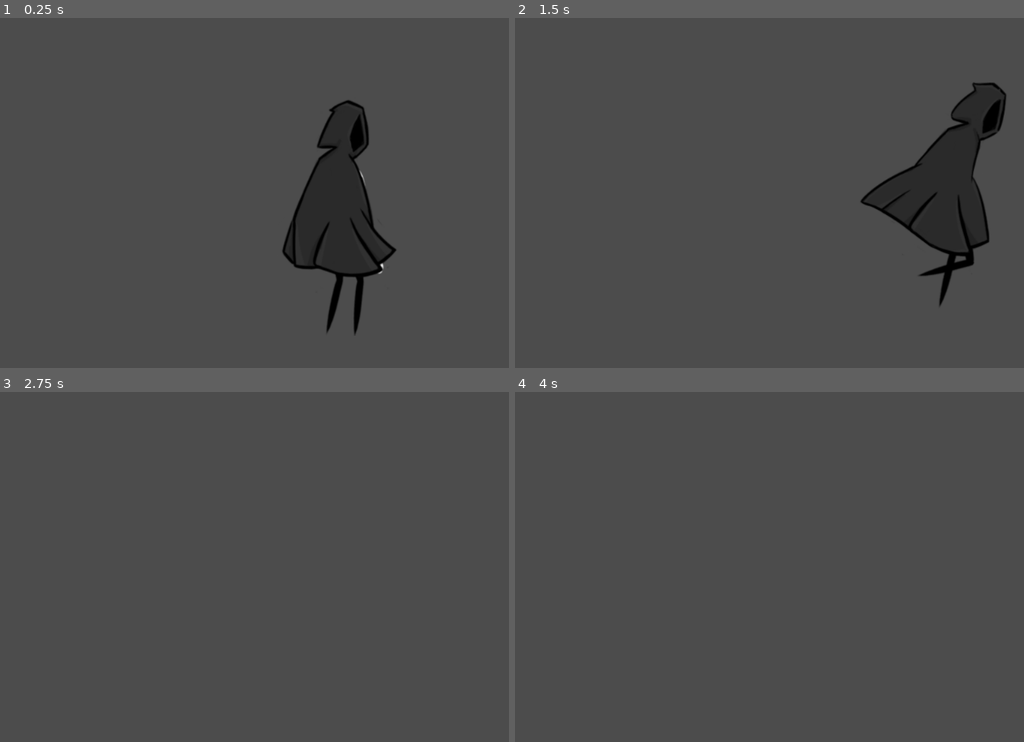
Above: before the commit, frames 1-4 (two rows, left to right).
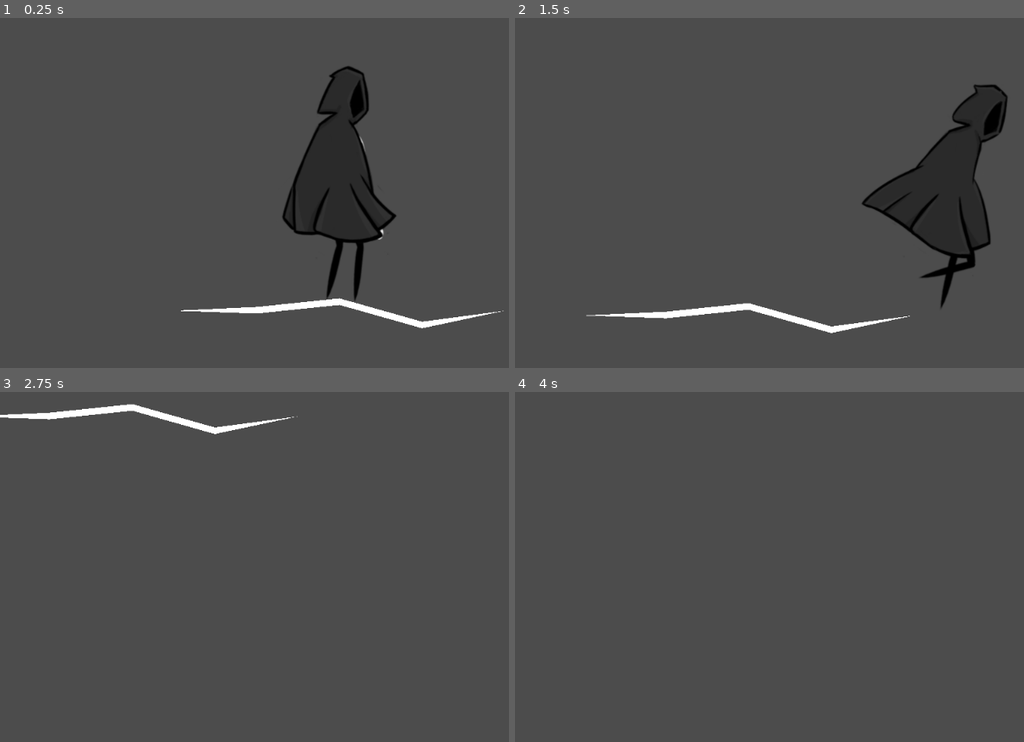
Above: after the commit, the same moments.

Repository: tufteddeer/kintsugi
Game: Godot game, scene res://level.tscn
The game is run twice, just before and just after one commit, with the same random seed, the same clock (stepped at 60 frames per second) and the same inputs.
Inputs:
- Up to frame 1 (0.25 s): no input
- Up to frame 2 (1.5 s): hold D (right) from 0.53 s (still down); tap Space (jump) at 0.77 s
- Up to frame 3 (2.75 s): tap Space (jump) at 1.52 s; release D (right) at 2.03 s; hold A (left) from 2.03 s (still down)
- Up to frame 4 (4 s): release A (left) at 2.78 s; hold D (right) from 2.78 s (still down); tap Space (jump) at 3.02, 3.77 s; tap Enter at 3.5 s

The runs differ from the first frame. In frame 1, 6.3% of the frame differs, in the area x 35-100%, y 13-91%; in frame 2, 2.3%; in frame 3, 1.0%; in frame 4, nothing differs.

Commit message:
automatically create collision shapes

Diff:
--- a/crack.tscn
+++ b/crack.tscn
@@ -8,3 +8,8 @@
 [node name="Line2D" type="Line2D" parent="."]
 points = PoolVector2Array( 0, 0, 500, 0 )
 width = 20.0
+
+[node name="StaticBody2D" type="StaticBody2D" parent="."]
+
+[node name="CollisionPolygon2D" type="CollisionPolygon2D" parent="StaticBody2D"]
+one_way_collision = true
--- a/harrypotter.gd
+++ b/harrypotter.gd
@@ -1,6 +1,7 @@
 extends Polygon2D
 
 onready var line = $Line2D
+onready var collision_polygon = $StaticBody2D/CollisionPolygon2D
 
 export (int) var h_point_count = 5
 var width
@@ -36,3 +37,4 @@
 		vertices.append(Vector2(v.x, v.y + v_offset))
 
 	set_polygon(vertices)
+	collision_polygon.set_polygon(vertices)
--- a/harrypotter.tscn
+++ b/harrypotter.tscn
@@ -3,11 +3,28 @@
 [ext_resource path="res://crack.tscn" type="PackedScene" id=1]
 
 [node name="Node2D" type="Node2D"]
+position = Vector2( 0, -1.76051 )
 
 [node name="Polygon2D" parent="." instance=ExtResource( 1 )]
-position = Vector2( 123.04, 124.867 )
+position = Vector2( 33.2541, 31.5601 )
 y_min_offset = -20
 y_max_offset = 20
 
 [node name="Polygon2D2" parent="." instance=ExtResource( 1 )]
-position = Vector2( 118.043, 266.79 )
+position = Vector2( 33.5387, 122.428 )
+
+[node name="Polygon2D4" parent="." instance=ExtResource( 1 )]
+position = Vector2( 38.5356, 362.536 )
+y_min_offset = -20
+y_max_offset = 20
+
+[node name="Polygon2D3" parent="." instance=ExtResource( 1 )]
+position = Vector2( 38.8202, 453.404 )
+
+[node name="Polygon2D6" parent="." instance=ExtResource( 1 )]
+position = Vector2( 33.2541, 191.766 )
+y_min_offset = -20
+y_max_offset = 20
+
+[node name="Polygon2D5" parent="." instance=ExtResource( 1 )]
+position = Vector2( 33.5387, 282.635 )
--- a/level.tscn
+++ b/level.tscn
@@ -1,12 +1,16 @@
-[gd_scene load_steps=3 format=2]
+[gd_scene load_steps=4 format=2]
 
 [ext_resource path="res://Player.tscn" type="PackedScene" id=1]
 [ext_resource path="res://platform.tscn" type="PackedScene" id=2]
+[ext_resource path="res://crack.tscn" type="PackedScene" id=3]
 
 [node name="Node2D" type="Node2D"]
 
 [node name="Player" parent="." instance=ExtResource( 1 )]
-position = Vector2( 373, 36 )
+position = Vector2( 365, -4 )
 jump_power = 500.0
 
 [node name="platform" parent="." instance=ExtResource( 2 )]
+
+[node name="Crack" parent="." instance=ExtResource( 3 )]
+position = Vector2( 117, 214.94 )
